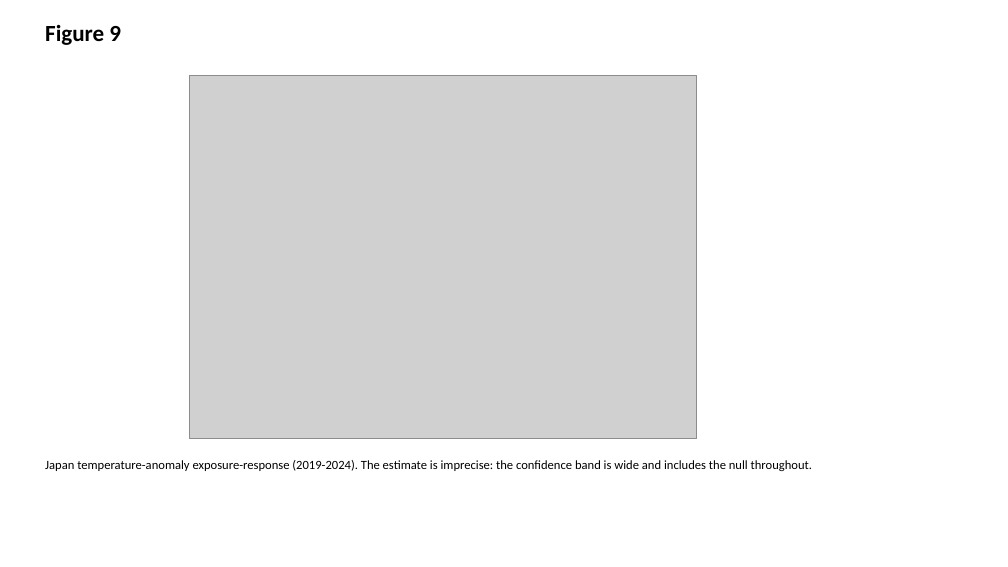
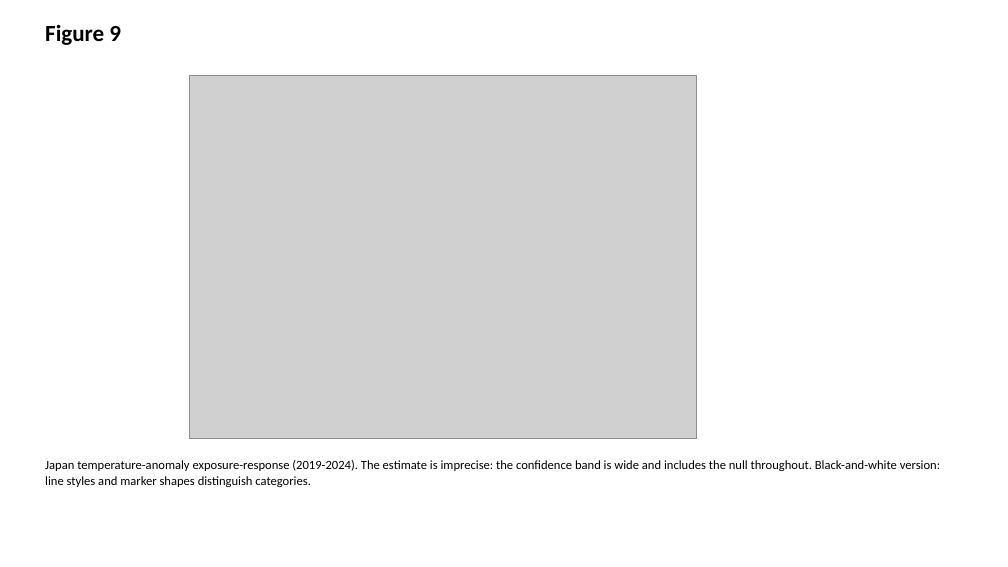
Before and after one commit to bougtoir/heat-accidents-mortality, a slide deck: slide 9 of heat_accidents_mortality/output/manuscript_bw/figures.pptx. Drawn at 1008x567 pixels with LibreOffice and Linux fonts; fonts in the diff are those of the drawing; grey boxes stand for pictures. Boxes give left, top, right and bottom in pixels: in the first picture for what was removed or moved away, otherwise in the second. Text is boxed around its words. In the diff, an @@ line names an element or a change of style, - is before the commit and + after.

```diff
--- a/heat_accidents_mortality/output/manuscript_bw/figures.pptx
+++ b/heat_accidents_mortality/output/manuscript_bw/figures.pptx
@@ text at [45,460,940,487]: text changed @@
-Japan temperature-anomaly exposure-response (2019-2024). The estimate is imprecise: the confidence band is wide and includes the null throughout.
+Japan temperature-anomaly exposure-response (2019-2024). The estimate is imprecise: the confidence band is wide and includes the null throughout. Black-and-white version: line styles and marker shapes distinguish categories.
```
Also in this commit, not shown: 9 other slides changed, 42 other files.
